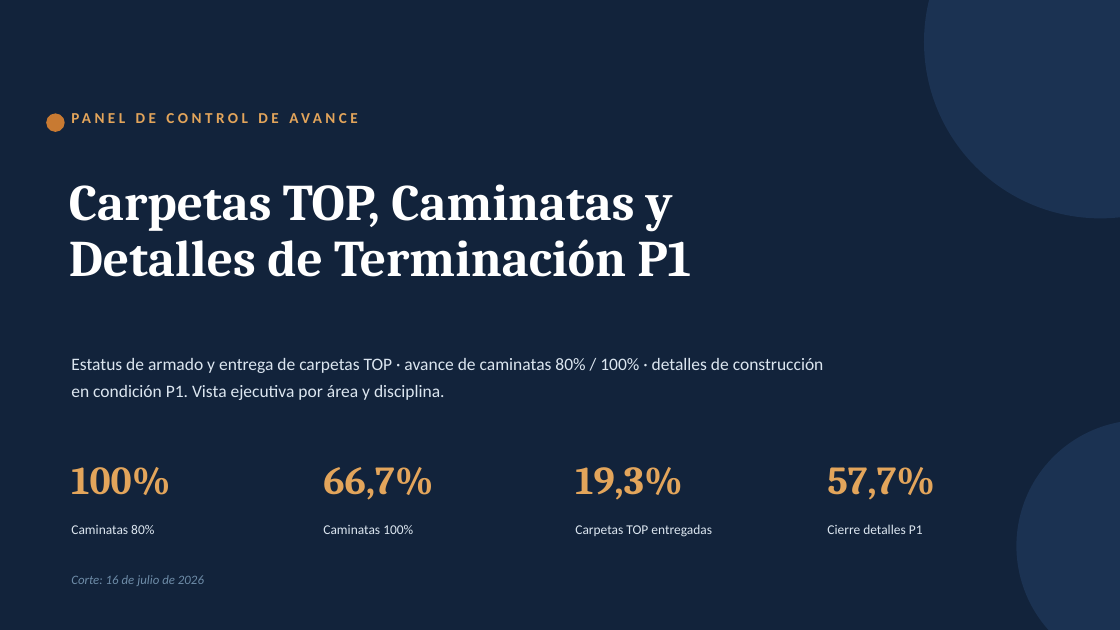
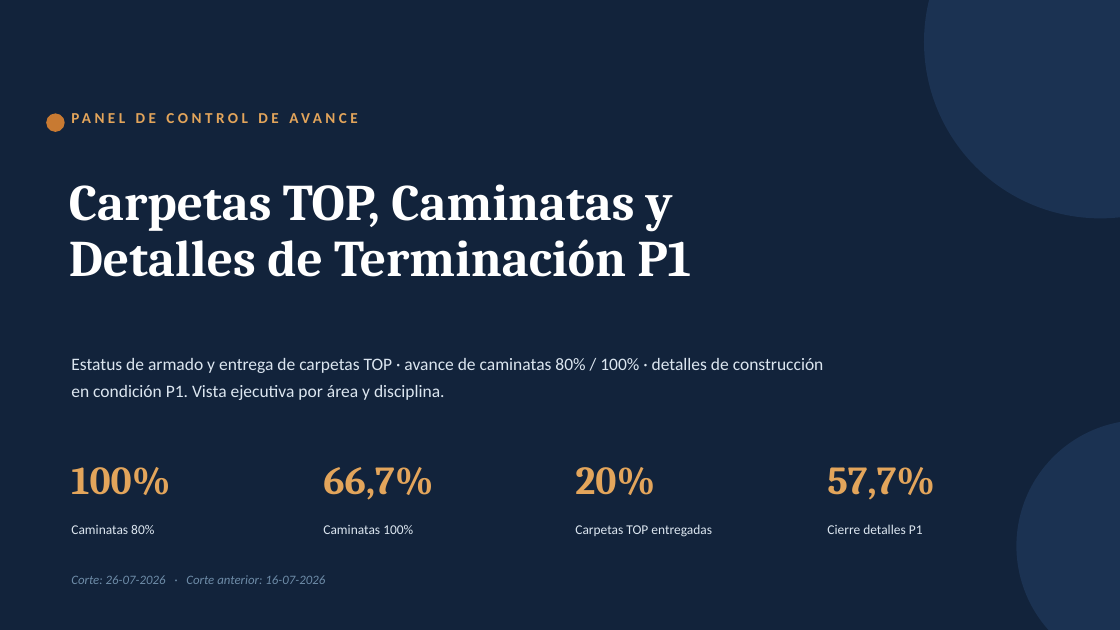
Before and after one commit to tdkvalex/Dashboard-HSEQ, a slide deck: slide 1 of panel_control_TOP_P1/Panel_Control_TOP_P1.pptx. Drawn at 1120x630 pixels with LibreOffice and Linux fonts; fonts in the diff are those of the drawing. Boxes give left, top, right and bottom in pixels: in the first picture for what was removed or moved away, otherwise in the second. Text is boxed around its words. In the diff, an @@ line names an element or a change of style, - is before the commit and + after.

```diff
--- a/panel_control_TOP_P1/Panel_Control_TOP_P1.pptx
+++ b/panel_control_TOP_P1/Panel_Control_TOP_P1.pptx
@@ text at <box>575,467,655,495</box>: text changed @@
-19,3%
+20%
@@ text at <box>71,575,325,584</box>: text changed @@
-Corte: 16 de julio de 2026
+Corte: 26-07-2026 · Corte anterior: 16-07-2026
```
Also in this commit, not shown: 6 other slides changed, 6 other files.
